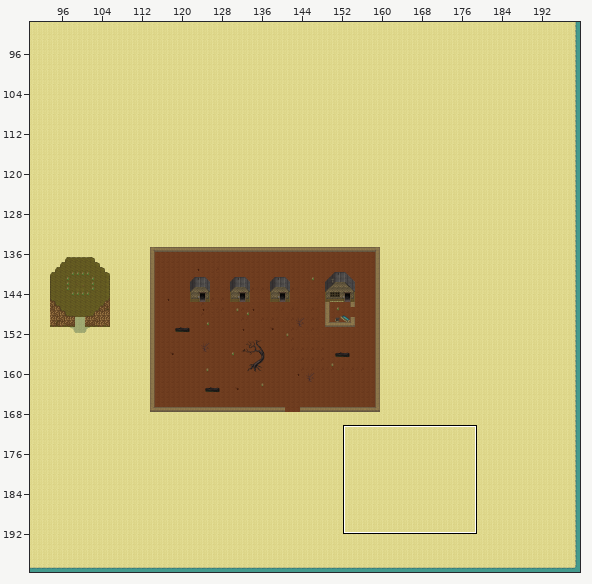
Two versions of a level (Tiled map, core/assets/worldMap.tmx). Above, an overview of the earlier version with the close-up marked.
Close-up. Before the edit:
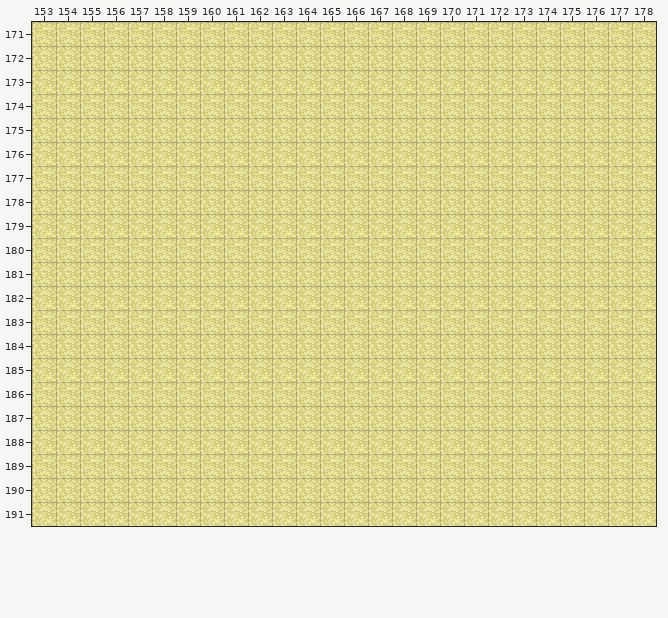
Cells are 32x32 px. Shown: x 153..178, y 171..191. The commit also changed other parts of the map, which this record leaves out.
After the commit:
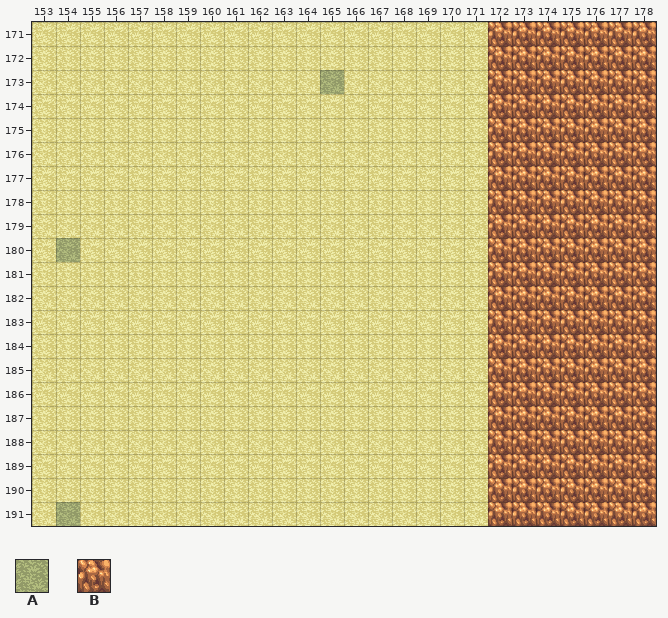
Key: from "hyptosis_tile-art-batch-1": A 141, B 202.
_ is an empty cell.
What changed:
Layer "CollisionLayer":
The author put tile B in rows 171 to 191 at x 172 to 178.
Layer "Tile Layer 4":
The author put tile A in row 173 at x 165; in row 180 at x 154; in row 191 at x 154.
Changed places in both close-ups, as pixel boxes (x1, y1, x2, y2):
added: (488, 22, 656, 526)
added: (320, 70, 344, 94)
added: (56, 238, 80, 262)
added: (56, 502, 80, 526)
